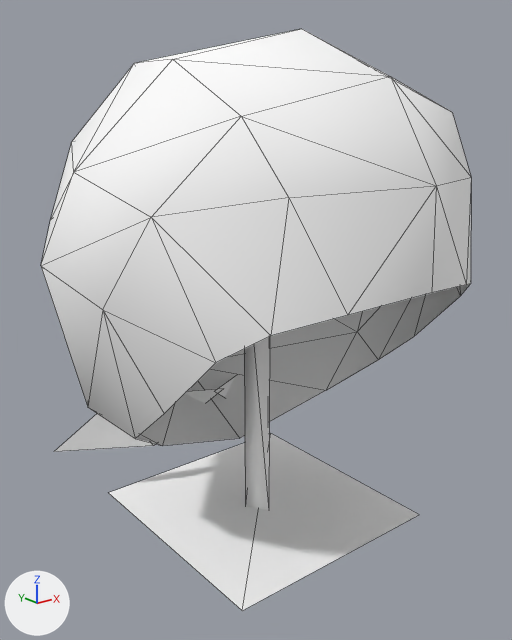
The glTF model public/3d/item/model__item__room.ofs_2914_0/2914head065_c.gltf, before and after one commit.
Before and after are seen from a camera (50 mm lens) standing at (-0.836, -1.033, 0.833) and looking at (-0.017, -0.009, 0.423). Every picture has the same lights, and +X, +Y and +Z are marked at lower left. The first picture is the older version. Mesh edges are drawn as thin lines.

Names of what the first picture shows: '2914head065_c'.
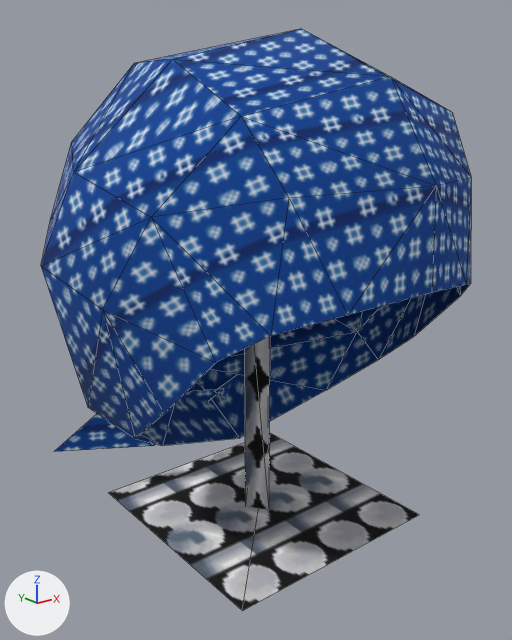
Changed parts and their boxes [x1, y1, x2, y2] in the pictures (512 x 640 px):
'2914head065_c', surface changed (white to blue)
    both: [41, 29, 471, 611]

Patch to the scene script:
```diff
--- a/public/3d/item/model__item__room.ofs_2914_0/2914head065_c.gltf.py
+++ b/public/3d/item/model__item__room.ofs_2914_0/2914head065_c.gltf.py
@@ img_zc08_hat @@
+img_zc08_hat = load_image('zc08_hat', '_unpacked/zc08_hat', 32, 32, 'sRGB')
@@ img_h_mane00 @@
+img_h_mane00 = load_image('h_mane00', '_unpacked/h_mane00', 32, 32, 'sRGB')
@@ mat_mane00_tex @@
 mat_mane00_tex = principled_material('mane00_tex')
-mat_mane00_tex.base_color = (1.0, 1.0, 1.0)  # white #ffffff
+mat_mane00_tex.texture = img_h_mane00
 mat_mane00_tex.roughness = 1.0
@@ mat_zc08_hat65 @@
 mat_zc08_hat65 = principled_material('zc08_hat65')
-mat_zc08_hat65.base_color = (1.0, 1.0, 1.0)  # white #ffffff
+mat_zc08_hat65.texture = img_zc08_hat
 mat_zc08_hat65.roughness = 1.0
```
